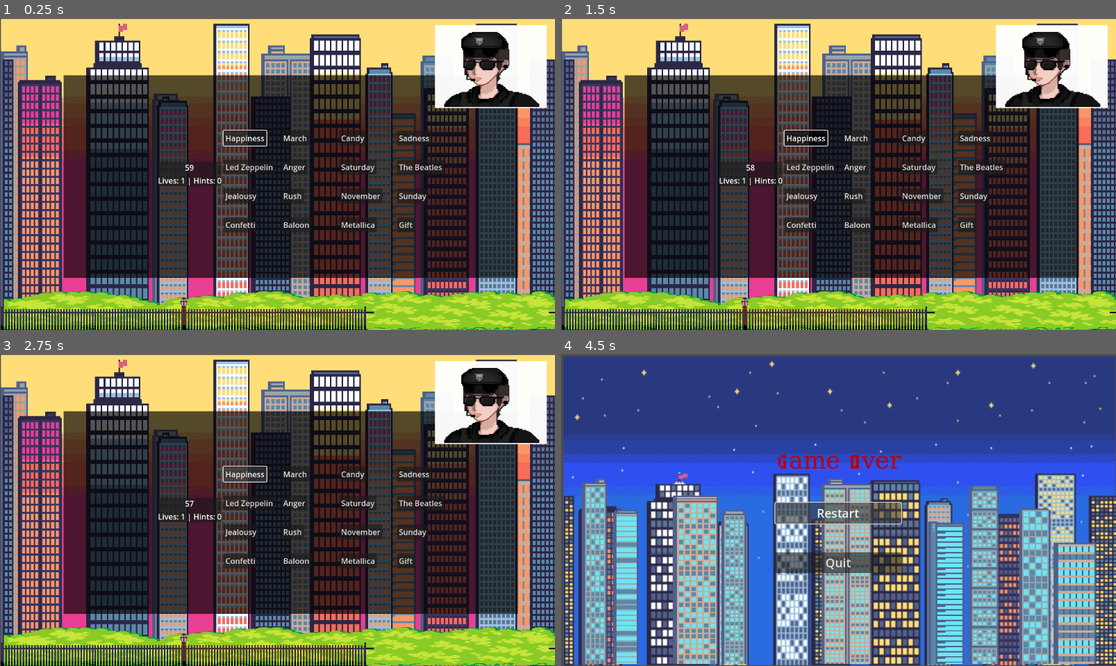
Above: before the commit, frames 1-4 (two rows, left to right).
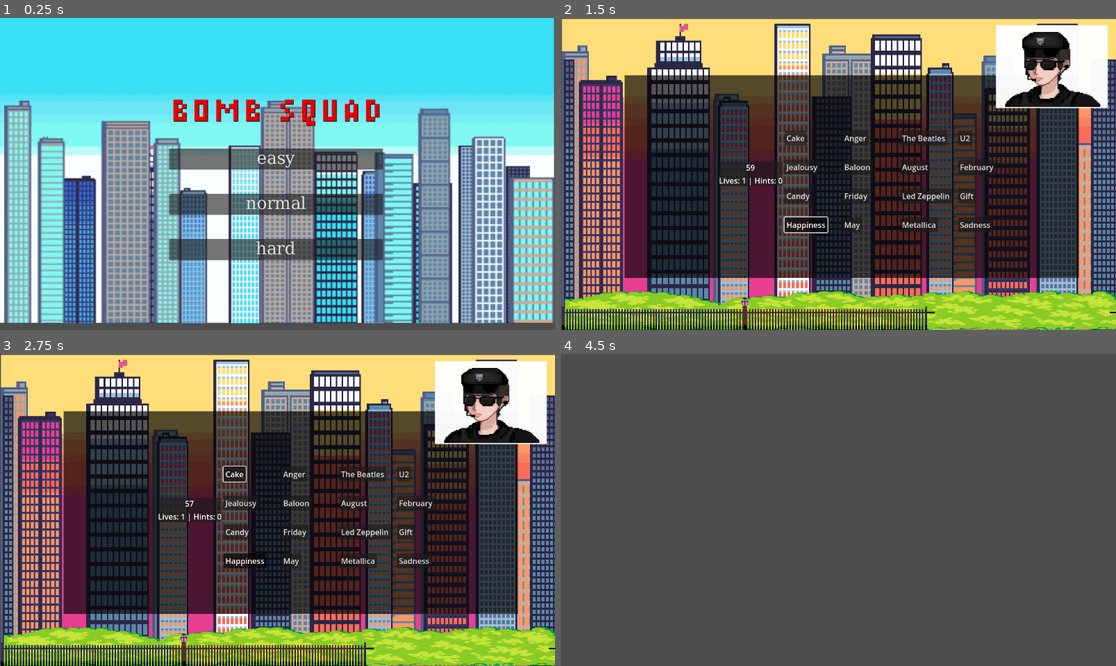
Above: after the commit, the same moments.

Repository: Gpontes15/BombSquad
Game: Godot game, scene res://scenes/screens/startscreen.tscn
Two runs of this game, one before a commit and one after it. Both use one fixed random seed, a clock stepped at 60 frames per second and the inputs below. Before the commit the project starts from res://scenes/gameboard/GameBoard.tscn.
Inputs (mouse positions are in pixels of both pictures, inside the frame that each line leads up to):
- Up to frame 1 (0.25 s): no input
- Up to frame 2 (1.5 s): click (838, 248) at 0.5 s, where only the run after the commit has a clickable "hard"; click "Happiness" at 1.25 s
- Up to frame 3 (2.75 s): click (233, 475) at 2 s, where only the run after the commit has a clickable "Cake"
- Up to frame 4 (4.5 s): click (855, 475) at 2.75 s, where only the run before the commit has a clickable "March"; click "Anger" at 3.5 s; click "Restart" at 4.25 s

The runs differ from the first frame. In frame 1, 98% of the frame differs, in the area x 0-100%, y 0-100%; in frame 2, 1.7%; in frame 3, 1.7%; in frame 4, 95%.
Error after the commit: Attempt to call function 'instantiate' in base 'null instance' on a null instance. (res://scenes/singletons/GameController.gd:47)

Commit message:
add proper scene switching

Diff:
--- /dev/null
+++ b/canvas_layer.gd
@@ -0,0 +1,19 @@
+extends CanvasLayer
+
+
+# Called when the node enters the scene tree for the first time.
+func _ready():
+	pass # Replace with function body.
+
+
+# Called every frame. 'delta' is the elapsed time since the previous frame.
+func _process(_delta):
+	pass
+
+
+func _on_restart_pressed():
+	GameController.goto_scene("res://screens/startscreen.tscn")
+
+
+func _on_quit_pressed():
+	get_tree().quit()
--- a/canvas_layer.tscn
+++ b/canvas_layer.tscn
@@ -1,11 +1,13 @@
-[gd_scene load_steps=5 format=3 uid="uid://checdhsl8qkd3"]
+[gd_scene load_steps=6 format=3 uid="uid://checdhsl8qkd3"]
 
 [ext_resource type="Texture2D" uid="uid://brbhb6wqwmifr" path="res://assets/background/city background/night/night sky.png" id="1_np6om"]
+[ext_resource type="Script" path="res://canvas_layer.gd" id="1_on45q"]
 [ext_resource type="Texture2D" uid="uid://c7gvpy40v10rk" path="res://assets/background/city background/night/night buildings front.png" id="2_q4r7o"]
 [ext_resource type="Texture2D" uid="uid://bona873lmj5xc" path="res://assets/background/city background/night/night buildings back.png" id="3_osuw0"]
 [ext_resource type="FontFile" uid="uid://cmqmwrurss7ib" path="res://assets/fonts/Dicier-Pixel.otf" id="4_6gi5x"]
 
 [node name="cena_loser" type="CanvasLayer"]
+script = ExtResource("1_on45q")
 
 [node name="NightSky" type="Sprite2D" parent="."]
 position = Vector2(578, 325.5)
@@ -60,3 +62,6 @@
 layout_mode = 2
 theme_override_font_sizes/font_size = 25
 text = "Quit"
+
+[connection signal="pressed" from="MarginContainer/CenterContainer/Rows/VBoxContainer/Restart" to="." method="_on_restart_pressed"]
+[connection signal="pressed" from="MarginContainer/CenterContainer/Rows/VBoxContainer/Quit" to="." method="_on_quit_pressed"]
--- a/cena_disarm.gd
+++ b/cena_disarm.gd
@@ -1,9 +1,21 @@
 extends CanvasLayer
 
 @onready var cor = $MarginContainer/CenterContainer/Rows/Title/Cor
+@onready var timer = $Timer
+@onready var timer_label = %TimerLabel
 
 # Called when the node enters the scene tree for the first time.
 func _ready():
 	var colors = ["Azul", "Vermelho"]
-	var cor_aleatoria = colors[randi() % colors.size()]
+	var cor_aleatoria = colors[GameController.winning_cable - 1]
 	cor.text = cor_aleatoria
+
+	timer.wait_time = GameController.time_left
+	timer.start()
+
+func _process(_delta):
+	timer_label.text = str(int(timer.time_left))
+
+
+func _on_timer_timeout():
+	GameController.goto_scene("res://canvas_layer.tscn")
--- a/cena_disarm.tscn
+++ b/cena_disarm.tscn
@@ -59,6 +59,14 @@
 layout_mode = 2
 theme_override_constants/separation = 60
 
+[node name="PanelContainer" type="PanelContainer" parent="MarginContainer/CenterContainer/Rows"]
+layout_mode = 2
+
+[node name="TimerLabel" type="Label" parent="MarginContainer/CenterContainer/Rows/PanelContainer"]
+unique_name_in_owner = true
+layout_mode = 2
+size_flags_horizontal = 4
+
 [node name="Title" type="Label" parent="MarginContainer/CenterContainer/Rows"]
 texture_filter = 1
 layout_mode = 2
@@ -85,3 +93,7 @@
 theme_override_colors/font_color = Color(1, 1, 1, 1)
 theme_override_font_sizes/font_size = 30
 horizontal_alignment = 1
+
+[node name="Timer" type="Timer" parent="."]
+
+[connection signal="timeout" from="Timer" to="." method="_on_timer_timeout"]
--- a/data/normal_mode.tres
+++ b/data/normal_mode.tres
@@ -6,7 +6,6 @@
 script = ExtResource("1_kul5x")
 name = "NORMAL"
 board_size = 3
-words = Array[String]([])
-total_time_sec = 99
+total_time_sec = 60
 lives = 4
 hints = 1
--- a/project.godot
+++ b/project.godot
@@ -11,7 +11,7 @@
 [application]
 
 config/name="BombSquad"
-run/main_scene="res://scenes/gameboard/GameBoard.tscn"
+run/main_scene="res://scenes/screens/startscreen.tscn"
 config/features=PackedStringArray("4.2", "Forward Plus")
 config/icon="res://icon.svg"
 
--- a/scenes/gameboard/game_board.gd
+++ b/scenes/gameboard/game_board.gd
@@ -75,7 +75,7 @@
 	for element in pressed_buttons:
 		words.append(element.text as String)
 
-	if pressed_buttons.size() == 4:
+	if pressed_buttons.size() == settings.board_size:
 		if (pressed_buttons.all(func(b: GameButton): return b.category == button.category)):
 			var new_panel = category_panel.instantiate()
 			new_panel.initialize(button.category, words)
@@ -91,11 +91,11 @@
 		pressed_buttons = []
 
 func _win():
-	GameController.winning_cable = randi()%2 + 1
+	GameController.winning_cable = (randi()%2) + 1
 	print("You win!")
-	get_tree().change_scene_to_file("res://cena_disarm.tscn")
+	GameController.goto_scene("res://cena_disarm.tscn")
 
 func _lose():
 	timer.stop()
 	print("You lose!")
-	get_tree().change_scene_to_file("res://canvas_layer.tscn")
+	GameController.goto_scene("res://canvas_layer.tscn")
--- a/scenes/screens/startscreen.gd
+++ b/scenes/screens/startscreen.gd
@@ -1,15 +1,14 @@
 extends CanvasLayer
 
 @onready var game_title_label = $MarginContainer/CenterContainer/VBoxContainer/Label
-@onready var easy_button = $MarginContainer/CenterContainer/VBoxContainer/VBoxContainer/Button
-@onready var medium_button = $MarginContainer/CenterContainer/VBoxContainer/VBoxContainer/Button2
-@onready var hard_button = $MarginContainer/CenterContainer/VBoxContainer/VBoxContainer/Button3
-@onready var options_button = $MarginContainer/CenterContainer/VBoxContainer/VBoxContainer/Button4
+@onready var easy_button = $MarginContainer/CenterContainer/VBoxContainer/VBoxContainer/EasyButton
+@onready var medium_button = $MarginContainer/CenterContainer/VBoxContainer/VBoxContainer/NormalButton
+@onready var hard_button = $MarginContainer/CenterContainer/VBoxContainer/VBoxContainer/HardButton
 
 var control_array = []
 
 func _ready():
-	control_array = [game_title_label, easy_button, medium_button, hard_button, options_button]
+	control_array = [game_title_label, easy_button, medium_button, hard_button]
 	for control in control_array:
 		(control as Control).visible = false
 
@@ -18,28 +17,16 @@
 		var control = control_array.pop_front() as Control
 		control.visible = true
 
-func _on_button_pressed(button_name):
-	match button_name:
-		"easy":
-			print("Botão Fácil pressionado!")
-			# Lógica para iniciar o nível fácil (substitua com a lógica real)
-			get_tree().change_scene("res://Cenas/main.tscn")
-		"medium":
-			print("Botão Médio pressionado!")
-			# Lógica para iniciar o nível médio (substitua com a lógica real)
-			get_tree().change_scene("res://Cenas/main.tscn")
-		"hard":
-			print("Botão Difícil pressionado!")
-			# Lógica para iniciar o nível difícil (substitua com a lógica real)
-			get_tree().change_scene("res://Cenas/main.tscn")
-		"options":
-			print("Botão Opções pressionado!")
-			# Lógica para abrir a tela de opções (substitua com a lógica real)
-			get_tree().change_scene("res://Cenas/options.tscn")
-		"exit":
-			print("Botão Sair pressionado!")
-			get_tree().quit()
 
-# Este método seria chamado quando um botão é pressionado
-# O argumento button_name seria o nome do botão pressionado
-# Por exemplo, "easy", "medium", "hard", "options", etc.
+func _on_hard_button_pressed():
+	GameController.select_difficulty("HARD")
+	GameController.goto_scene("res://scenes/gameboard/GameBoard.tscn")
+
+
+func _on_normal_button_pressed():
+	GameController.select_difficulty("NORMAL")
+	GameController.goto_scene("res://scenes/gameboard/GameBoard.tscn")
+
+func _on_easy_button_pressed():
+	GameController.select_difficulty("EASY")
+	GameController.goto_scene("res://scenes/gameboard/GameBoard.tscn")
--- a/scenes/screens/startscreen.tscn
+++ b/scenes/screens/startscreen.tscn
@@ -56,28 +56,26 @@
 layout_mode = 2
 theme_override_constants/separation = 50
 
-[node name="Button" type="Button" parent="MarginContainer/CenterContainer/VBoxContainer/VBoxContainer"]
+[node name="EasyButton" type="Button" parent="MarginContainer/CenterContainer/VBoxContainer/VBoxContainer"]
 show_behind_parent = true
 layout_mode = 2
 theme_override_constants/icon_max_width = -1
 theme_override_fonts/font = ExtResource("1_im66r")
 theme_override_font_sizes/font_size = 35
-text = "EAsY"
+text = "easy"
 
-[node name="Button2" type="Button" parent="MarginContainer/CenterContainer/VBoxContainer/VBoxContainer"]
+[node name="NormalButton" type="Button" parent="MarginContainer/CenterContainer/VBoxContainer/VBoxContainer"]
 layout_mode = 2
 theme_override_fonts/font = ExtResource("1_im66r")
 theme_override_font_sizes/font_size = 35
-text = "MEDIUM"
+text = "normal"
 
-[node name="Button3" type="Button" parent="MarginContainer/CenterContainer/VBoxContainer/VBoxContainer"]
+[node name="HardButton" type="Button" parent="MarginContainer/CenterContainer/VBoxContainer/VBoxContainer"]
 layout_mode = 2
 theme_override_fonts/font = ExtResource("1_im66r")
 theme_override_font_sizes/font_size = 35
-text = "HARD"
+text = "hard"
 
-[node name="Button4" type="Button" parent="MarginContainer/CenterContainer/VBoxContainer/VBoxContainer"]
-layout_mode = 2
-theme_override_fonts/font = ExtResource("1_im66r")
-theme_override_font_sizes/font_size = 35
-text = "OPTIONS"
+[connection signal="pressed" from="MarginContainer/CenterContainer/VBoxContainer/VBoxContainer/EasyButton" to="." method="_on_easy_button_pressed"]
+[connection signal="pressed" from="MarginContainer/CenterContainer/VBoxContainer/VBoxContainer/NormalButton" to="." method="_on_normal_button_pressed"]
+[connection signal="pressed" from="MarginContainer/CenterContainer/VBoxContainer/VBoxContainer/HardButton" to="." method="_on_hard_button_pressed"]
